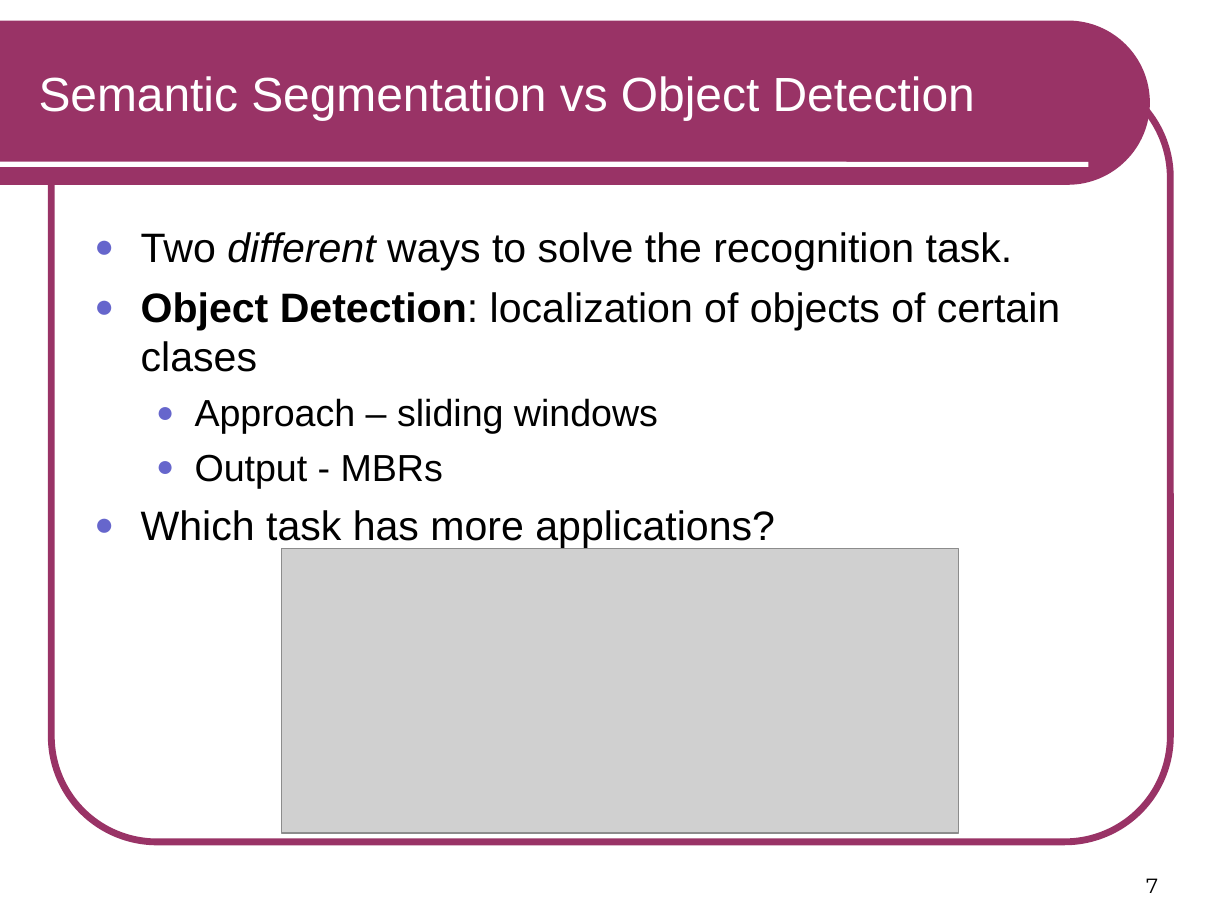
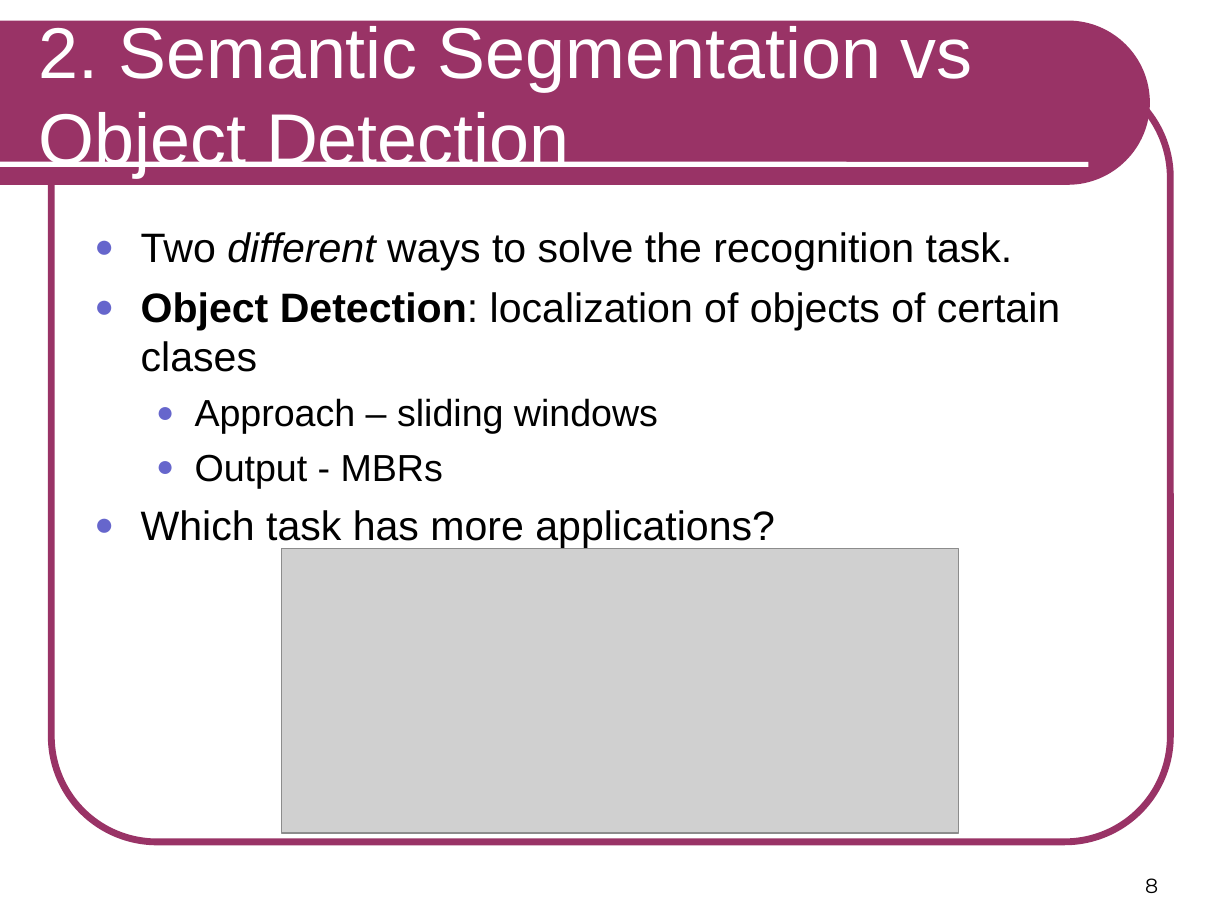
Before and after one commit to RSIP/SSI-SemanticSegmentation, a slide deck: slide 8 of template_slides.ppt (slide 7 before the commit). Drawn at 1232x924 pixels with LibreOffice and Linux fonts; fonts in the diff are those of the drawing; grey boxes stand for pictures. Boxes give left, top, right and bottom in pixels: in the first picture for what was removed or moved away, otherwise in the second. Text is boxed around its words. In the diff, an @@ line names an element or a change of style, - is before the commit and + after.

```diff
--- a/template_slides.ppt
+++ b/template_slides.ppt
@@ title at <box>39,26,973,177</box>: text changed; size 28 to 42 pt @@
-Semantic Segmentation vs Object Detection
+2. Semantic Segmentation vs Object Detection
@@ page number at <box>1145,878,1158,893</box>: text changed @@
-7
+8
```
Also in this commit, not shown: 16 other slides changed, 8 slides added, 2 slides removed.
